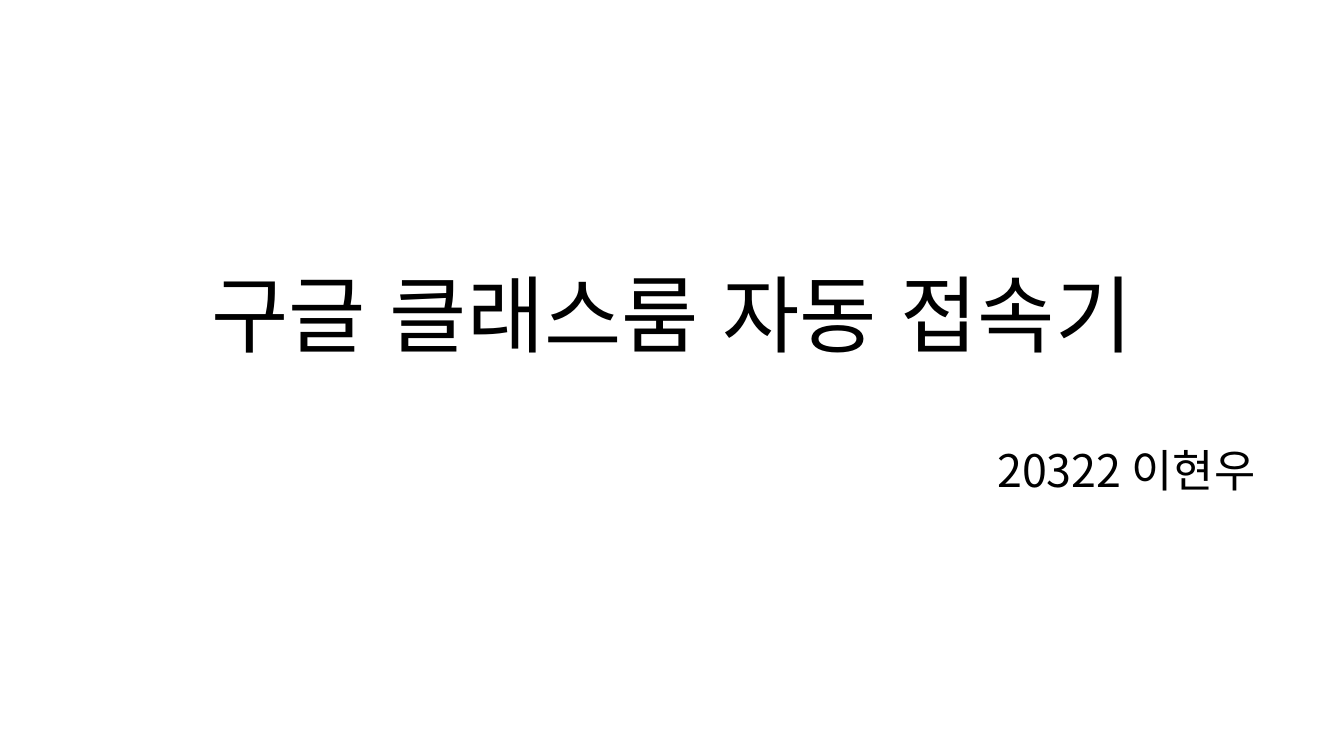
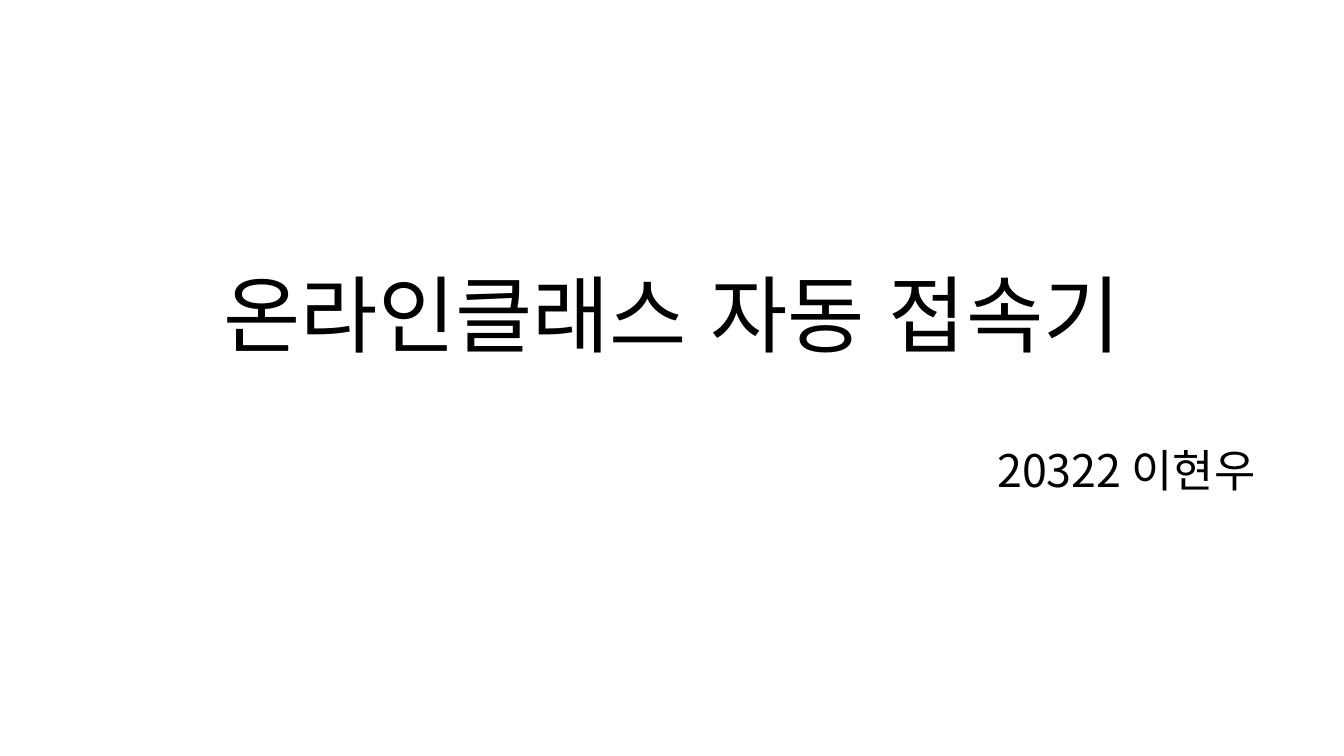
Before and after one commit to 3MP404/OnlineclassLogin, a slide deck: slide 1 of 자바 발표.pptx. Drawn at 1344x756 pixels with LibreOffice and Linux fonts; fonts in the diff are those of the drawing. Boxes give left, top, right and bottom in pixels: in the first picture for what was removed or moved away, otherwise in the second. Text is boxed around its words. In the diff, an @@ line names an element or a change of style, - is before the commit and + after.

```diff
--- a/자바 발표.pptx
+++ b/자바 발표.pptx
@@ title at (x1=223, y1=276, x2=1121, y2=353): text changed @@
-구글 클래스룸 자동 접속기
+온라인클래스 자동 접속기
```
Also in this commit, not shown: 6 slides added, 1 slide removed, 4 other files.
